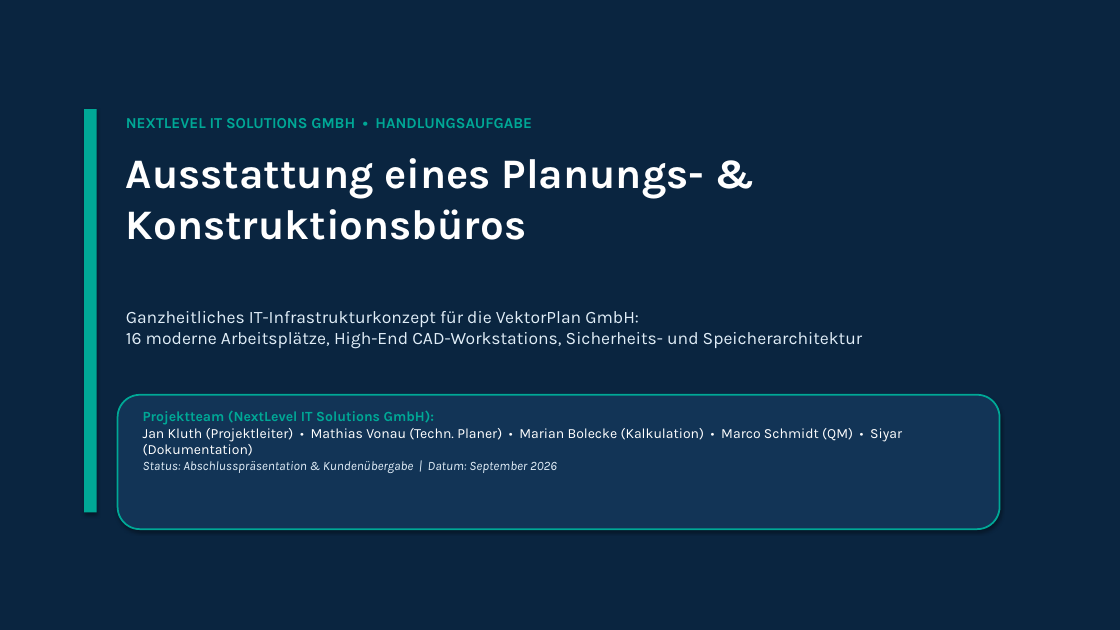
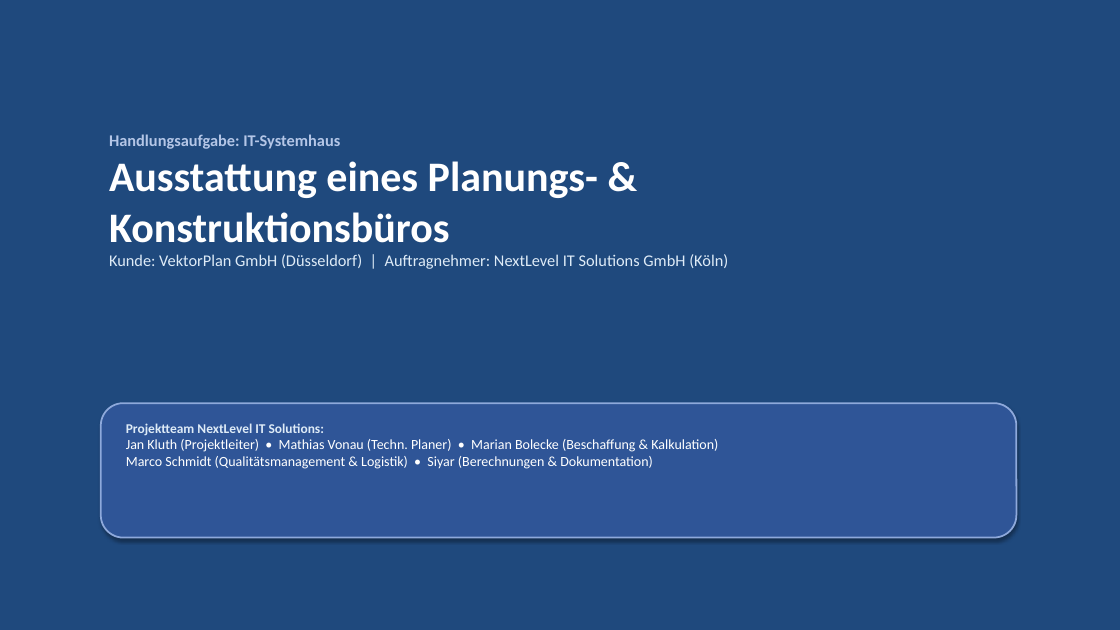
Before and after one commit to kluthjan/projekt_handlungsaufgabe, a slide deck: slide 1 of docs/08_Projektabschluss/Abschlusspraesentation.pptx. Drawn at 1120x630 pixels with LibreOffice and Linux fonts; fonts in the diff are those of the drawing. Boxes give left, top, right and bottom in pixels: in the first picture for what was removed or moved away, otherwise in the second. Text is boxed around its words. In the diff, an @@ line names an element or a change of style, - is before the commit and + after.

```diff
--- a/docs/08_Projektabschluss/Abschlusspraesentation.pptx
+++ b/docs/08_Projektabschluss/Abschlusspraesentation.pptx
@@ rectangle at bbox=[0, 0, 1120, 630]: fill #0A2540 to #1F497D @@
@@ rectangle removed at bbox=[84, 109, 97, 513] @@
@@ text removed at bbox=[126, 118, 532, 128] @@
-NEXTLEVEL IT SOLUTIONS GMBH • HANDLUNGSAUFGABE
@@ text "Handlungsaufgabe: IT-Systemhaus": place and size @@
-text "Handlungsaufgabe: IT-Systemhaus" at bbox=[126, 158, 705, 240]
+text "Handlungsaufgabe: IT-Systemhaus" at bbox=[109, 134, 728, 269]
@@ text at bbox=[109, 134, 340, 149]: paragraph added @@
+Handlungsaufgabe: IT-Systemhaus
@@ text at bbox=[109, 161, 598, 243]: font Karla to Calibri in "Ausstattung eines Planungs- & Konstruktionsbüros" @@
@@ text at bbox=[109, 254, 728, 269]: paragraph added @@
+Kunde: VektorPlan GmbH (Düsseldorf) | Auftragnehmer: NextLevel IT Solutions GmbH (Köln)
@@ text removed at bbox=[126, 311, 862, 349] @@
-Ganzheitliches IT-Infrastrukturkonzept für die VektorPlan GmbH:
-16 moderne Arbeitsplätze, High-End CAD-Workstations, Sicherheits- und Speicherarchitektur
@@ rounded rectangle: place and size @@
-rounded rectangle at bbox=[118, 395, 1000, 529]
+rounded rectangle at bbox=[101, 403, 1017, 538]
@@ rounded rectangle at bbox=[101, 403, 1017, 538]: fill #123456 to #2F5597; outline #00A896 1.5 pt to #8EA9DB 1.5 pt @@
@@ text at bbox=[126, 423, 718, 469]: text changed; font Karla to Calibri @@
-Projektteam (NextLevel IT Solutions GmbH):
-Jan Kluth (Projektleiter) • Mathias Vonau (Techn. Planer) • Marian Bolecke (Kalkulation) • Marco Schmidt (QM) • Siyar (Dokumentation)
-Status: Abschlusspräsentation & Kundenübergabe | Datum: September 2026
+Projektteam NextLevel IT Solutions:
+Jan Kluth (Projektleiter) • Mathias Vonau (Techn. Planer) • Marian Bolecke (Beschaffung & Kalkulation)
+Marco Schmidt (Qualitätsmanagement & Logistik) • Siyar (Berechnungen & Dokumentation)
```
Also in this commit, not shown: 8 other slides changed, 7 slides added, 5 slides removed, 11 other files.
